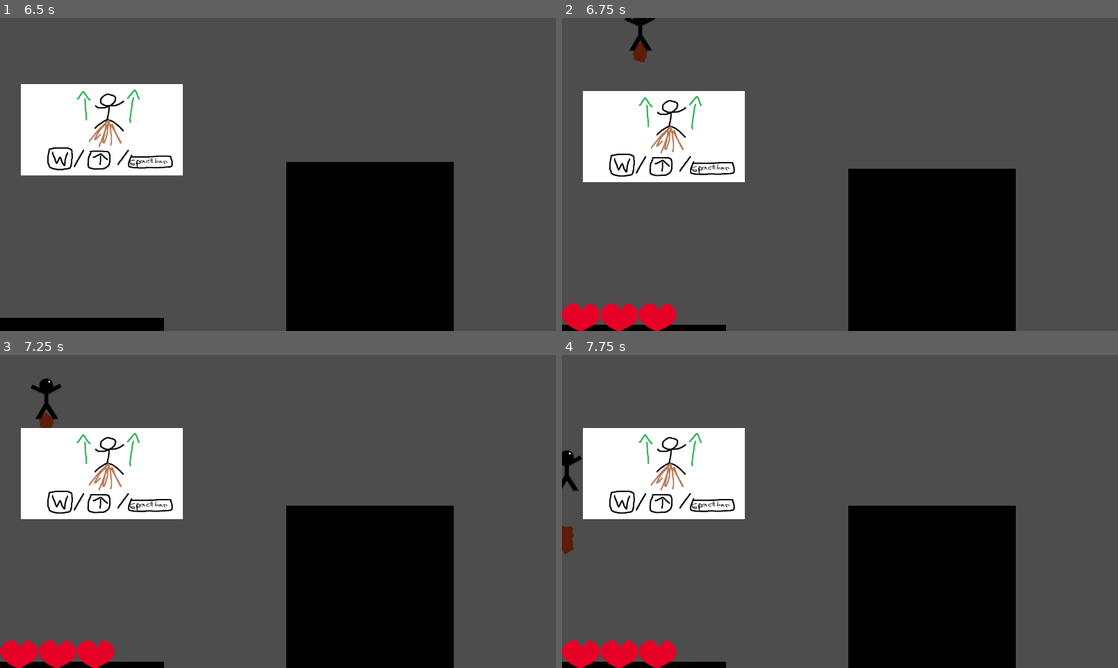
Above: before the commit, frames 1-4 (two rows, left to right).
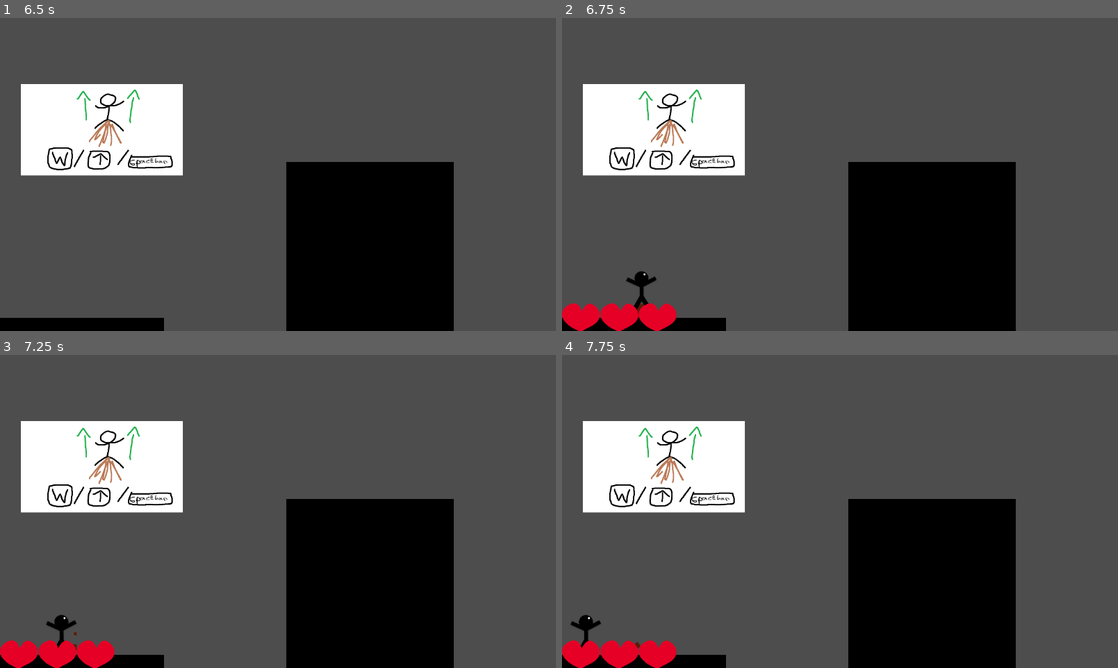
Above: after the commit, the same moments.

Repository: notdisreceded/poop-platformer
Game: Godot game, scene res://scenes/main.tscn
The game is run twice, just before and just after one commit, with the same random seed, the same clock (stepped at 60 frames per second) and the same inputs.
Inputs (mouse positions are in pixels of both pictures, inside the frame that each line leads up to):
- Up to frame 1 (6.5 s): click "Play" at 0.5 s; click "Play" at 1.25 s; tap Enter at 2 s; move the mouse to (400, 158) at 2.02 s; hold D (right) 2.03-2.75 s; tap Space (jump) at 2.1, 2.27, 2.57, 4.35, 4.52, 4.82, 5, 5.1, 5.85, 6.02, 6.32 s; click "PLAY" at 2.75 s; click "PLAY" at 3.5 s; move the mouse to (166, 190) at 4.27 s; hold A (left) 4.28-5.03 s; move the mouse to (333, 105) at 5.02 s; hold D (right) from 5.03 s (still down); move the mouse to (250, 237) at 5.77 s
- Up to frame 2 (6.75 s): move the mouse to (1006, 221) at 6.52 s; release D (right) at 6.53 s; hold A (left) from 6.53 s (still down); tap Space (jump) at 6.6 s
- Up to frame 3 (7.25 s): keep holding A (left); tap Space (jump) at 6.77, 7.07 s
- Up to frame 4 (7.75 s): keep holding A (left); move the mouse to (673, 464) at 7.27 s; tap Space (jump) at 7.35, 7.52 s

Frame 1 is identical in both runs. In frame 2, 4.2% of the frame differs, in the area x 0-82%, y 0-98%; in frame 3, 4.1%; in frame 4, 4.2%, in the area x 0-82%, y 21-98%.

Commit message:
added deaths and camera shake and altered player stats

Diff:
--- a/scenes/levels/level.tscn
+++ b/scenes/levels/level.tscn
@@ -21,7 +21,7 @@
 [node name="GameManager" type="Node2D" unique_id=1704484248 node_paths=PackedStringArray("remotePath")]
 script = ExtResource("1_2q6dc")
 voidHeight = 1000.0
-playerSpawnPoint = Vector2(575, -1200)
+playerSpawnPoint = Vector2(575, 405)
 destroyVoidedObjects = false
 teleportVoidedObjects = true
 voidedObjectTeleportPoint = Vector2(575, 405)
--- a/scenes/loading_screen.tscn
+++ b/scenes/loading_screen.tscn
@@ -1,6 +1,7 @@
 [gd_scene format=3 uid="uid://lk0xmtimv6iq"]
 
 [ext_resource type="Texture2D" uid="uid://bqqec8kgfry1m" path="res://assets/sprites/StickmanShit.png" id="1_ep5rh"]
+[ext_resource type="AudioStream" uid="uid://dg7d7nd6j2a4y" path="res://assets/audio/slidingStone.wav" id="2_hprjd"]
 
 [node name="LoadingScreen" type="CanvasLayer" unique_id=1493262394]
 layer = 3
@@ -14,3 +15,6 @@
 grow_vertical = 2
 texture = ExtResource("1_ep5rh")
 expand_mode = 2
+
+[node name="Slide" type="AudioStreamPlayer" parent="." unique_id=47150867]
+stream = ExtResource("2_hprjd")
--- a/scenes/main.tscn
+++ b/scenes/main.tscn
@@ -3,7 +3,7 @@
 [ext_resource type="Script" uid="uid://bagjwf3ndfcod" path="res://scripts/game_manager.gd" id="1_tefeu"]
 [ext_resource type="Texture2D" uid="uid://bulk6srumsqlj" path="res://assets/sprites/White.png" id="2_sugp2"]
 [ext_resource type="Texture2D" uid="uid://bn5c7qe4833rk" path="res://assets/sprites/Sky.png" id="3_sugp2"]
-[ext_resource type="Texture2D" uid="uid://cfii61s36onrl" path="res://scenes/Title.png" id="4_jyhfs"]
+[ext_resource type="Texture2D" uid="uid://cfii61s36onrl" path="res://assets/sprites/Title.png" id="4_jyhfs"]
 [ext_resource type="Script" uid="uid://dgh4vnslexll6" path="res://scripts/playButton.gd" id="4_tefeu"]
 [ext_resource type="Script" uid="uid://dtw8vguopx0pu" path="res://scripts/hover_icon.gd" id="5_tefeu"]
 
--- a/scenes/player.tscn
+++ b/scenes/player.tscn
@@ -7,20 +7,23 @@
 [ext_resource type="AudioStream" uid="uid://cgru4dtj132oo" path="res://assets/audio/bowserfart.wav" id="5_qlg0r"]
 [ext_resource type="AudioStream" uid="uid://bbnvyu6wvx4sh" path="res://assets/audio/Shit.wav" id="6_tuyoq"]
 [ext_resource type="Script" uid="uid://c8i2wroo7scc7" path="res://scripts/playerDataComponent.gd" id="7_fjrip"]
+[ext_resource type="Texture2D" uid="uid://b0jrs3yekn50f" path="res://assets/sprites/X.png" id="8_smehm"]
+[ext_resource type="AudioStream" uid="uid://cfsu1l6tjhlva" path="res://assets/audio/gameover.wav" id="9_ur7pv"]
+[ext_resource type="AudioStream" uid="uid://d0co3cyyd35hr" path="res://assets/audio/damageTaken.wav" id="10_y4r1p"]
 
 [sub_resource type="RectangleShape2D" id="RectangleShape2D_g2els"]
 size = Vector2(82, 240)
 
 [node name="Player" type="CharacterBody2D" unique_id=1050360423]
+position = Vector2(0, 5)
 script = ExtResource("1_g2els")
 speed = 500.0
-jumpVelocity = 750.0
+jumpVelocity = 800.0
 minGravity = 2500.0
 maxGravity = 5000.0
 gravityAcceleration = 850.0
-acceleration = 13.0
-deceleration = 15.0
-health = 3.0
+acceleration = 700.0
+deceleration = 500.0
 metadata/_custom_type_script = "uid://dhcoqjfg367wn"
 
 [node name="Sprite" type="Sprite2D" parent="." unique_id=646518278]
@@ -84,8 +87,21 @@
 [node name="Noise2" type="AudioStreamPlayer" parent="." unique_id=612133186]
 stream = ExtResource("6_tuyoq")
 
+[node name="GameOver" type="AudioStreamPlayer" parent="." unique_id=17270024]
+stream = ExtResource("9_ur7pv")
+volume_db = 1.5
+
 [node name="PlayerDataComponent" type="Node" parent="." unique_id=1834918001]
 script = ExtResource("7_fjrip")
 metadata/_custom_type_script = "uid://c8i2wroo7scc7"
 
 [node name="RemoteTransform" type="RemoteTransform2D" parent="." unique_id=144455655]
+
+[node name="X" type="Sprite2D" parent="." unique_id=366635515]
+self_modulate = Color(1, 0, 0, 0)
+z_index = 3
+scale = Vector2(9, 9)
+texture = ExtResource("8_smehm")
+
+[node name="Damaged" type="AudioStreamPlayer" parent="." unique_id=499322118]
+stream = ExtResource("10_y4r1p")
--- a/scripts/game_manager.gd
+++ b/scripts/game_manager.gd
@@ -18,6 +18,43 @@
 # properties
 var player : Player
 var switchingScenes = false
+var shakeStrength := 0.0
+
+# functions
+func shakeCamera (strength : float):
+	shakeStrength = strength
+
+func onPlayerDamaged (amount : float, _health : float):
+	shakeCamera (amount * 15)
+
+func onPlayerDied ():
+	print ("Player has died.")
+
+	var x : Sprite2D = player.find_child ("X")
+	var gameOverSound : AudioStreamPlayer = player.find_child ("GameOver")
+
+	gameOverSound.play ()
+	var xScale := 0.215
+
+	x.visible = true
+	var tween = create_tween ()
+
+	tween.set_ease (Tween.EASE_IN)
+	tween.set_trans (Tween.TRANS_EXPO)
+	tween.tween_property (x, "self_modulate", Color ("ff0000"), 0.675)
+	tween.tween_property (x, "scale", Vector2 (xScale, xScale), 0.45)
+
+	await tween.finished
+
+	shakeCamera (26)
+
+	player.setKnockbackForce (Vector2 (0, -250), 0.7)
+	player.find_child ("Collision").queue_free ()
+	player.find_child ("VoidBehavior").queue_free ()
+
+	await get_tree().create_timer (1).timeout
+
+	switch_scene (get_tree ().current_scene.scene_file_path)
 
 # Called when the node enters the scene tree for the first time.
 func _ready() -> void:
@@ -28,6 +65,7 @@
 		get_tree ().root.add_child (loadingScreenScene)
 
 		var tween = create_tween ()
+		loadingScreenScene.find_child ("Slide").play ()
 
 		tween.set_ease (Tween.EASE_IN)
 		tween.set_trans (Tween.TRANS_QUART)
@@ -42,12 +80,17 @@
 
 		player.generatePlayerCamera = generatePlayerCamera
 		player.showHealthbar = showHealthbar
+		player.died.connect (onPlayerDied)
 
 		if remotePath:
 			player.remotePath = remotePath.get_path ()
 
 		add_child.call_deferred (player)
 		player.position = playerSpawnPoint
+
+		player.damaged.connect (onPlayerDamaged)
+
+
 
 func wait (time : float):
 	var timer := get_tree ().create_timer (time)
@@ -74,8 +117,20 @@
 		tween.set_trans (Tween.TRANS_QUART)
 		tween.tween_property (loadingScreen, "position", Vector2 (0, 0), 1)
 
+		loadingScreenScene.find_child ("Slide").play ()
+
 		await tween.finished
 		await get_tree().create_timer (1).timeout
 
 		loadingScreen.queue_free ()
 		get_tree ().change_scene_to_file (scene)
+
+
+func _process (delta: float) -> void:
+	if shakeStrength > 0:
+		shakeStrength = lerpf (shakeStrength, 0.0, 10.0 * delta)
+
+		var camera := get_viewport ().get_camera_2d ()
+
+		if camera:
+			camera.offset = Vector2 (randf_range (-shakeStrength, shakeStrength), randf_range (-shakeStrength, shakeStrength))
--- a/scripts/player.gd
+++ b/scripts/player.gd
@@ -39,6 +39,16 @@
 var maxHealth := health
 var lastDiTick : float = 0
 var now = 0
+var dead : bool = false:
+	get:
+		return health <= 0
+	set (value):
+		if value == true:
+			health = 0
+			dead = true
+
+		if health <= 0:
+			dead = true
 
 # signals/events
 signal damaged (amount, health)
@@ -57,12 +67,16 @@
 		return
 
 	health = health - amount
-	damageImmunityTimer = immunity
+
+	if health >= 0:
+		damageImmunityTimer = immunity
 
 	damaged.emit (amount, health)
 
 	print ("Did ", amount, " damage to player.")
 	print ("New health: ", health)
+
+	$Damaged.play ()
 
 
 # Called when the node enters the scene tree for the first time.
@@ -89,6 +103,14 @@
 func _physics_process (_delta : float):
 	now += _delta
 
+	# Handle health stuff
+	if healthFill:
+		healthFill.size.x = 14.73 * (health / maxHealth)
+
+
+	if dead:
+		return
+
 	horizontalDirection = Input.get_axis ("left", "right")
 	isHoldingJump = Input.is_action_pressed ("jump")
 
@@ -110,10 +132,10 @@
 
 	# If we are accelerating then
 	if velocity.x < targetVelocity.x:
-		xVelocity = minf (velocity.x + acceleration, speed)
+		xVelocity = minf (velocity.x + acceleration * _delta, speed)
 	# If we are decelerating then
 	elif velocity.x > targetVelocity.x:
-		xVelocity = maxf (velocity.x - deceleration, -speed)
+		xVelocity = maxf (velocity.x - deceleration * _delta, -speed)
 
 	if isHoldingJump:
 		targetVelocity.y -= jumpVelocity
@@ -165,9 +187,6 @@
 	$RemoteTransform.update_rotation = false
 	$RemoteTransform.update_position = true
 
-	# Handle health stuff
-	if healthFill:
-		healthFill.size.x = 14.73 * (health / maxHealth)
 
 	if damageImmunityTimer > 0:
 		print (damageImmunityTimer)
Not shown, added: assets/audio/damageTaken.wav.import
Not shown, added: assets/audio/desktop.ini
Not shown, added: assets/audio/gameover.wav.import
Not shown, added: assets/audio/slidingStone.wav.import
Not shown, changed: assets/sprites/Title.png.import
Binary file added: assets/sprites/X.png
Not shown, changed: assets/sprites/X.png.import
Binary file removed: scenes/Title.png
Not shown, added: assets/audio/damageTaken.wav
Not shown, added: assets/audio/gameover.wav
Not shown, added: assets/audio/slidingStone.wav
Not shown, added: scenes/loading_screen.tscn9511222231.tmp
(and 4 more such lines)
